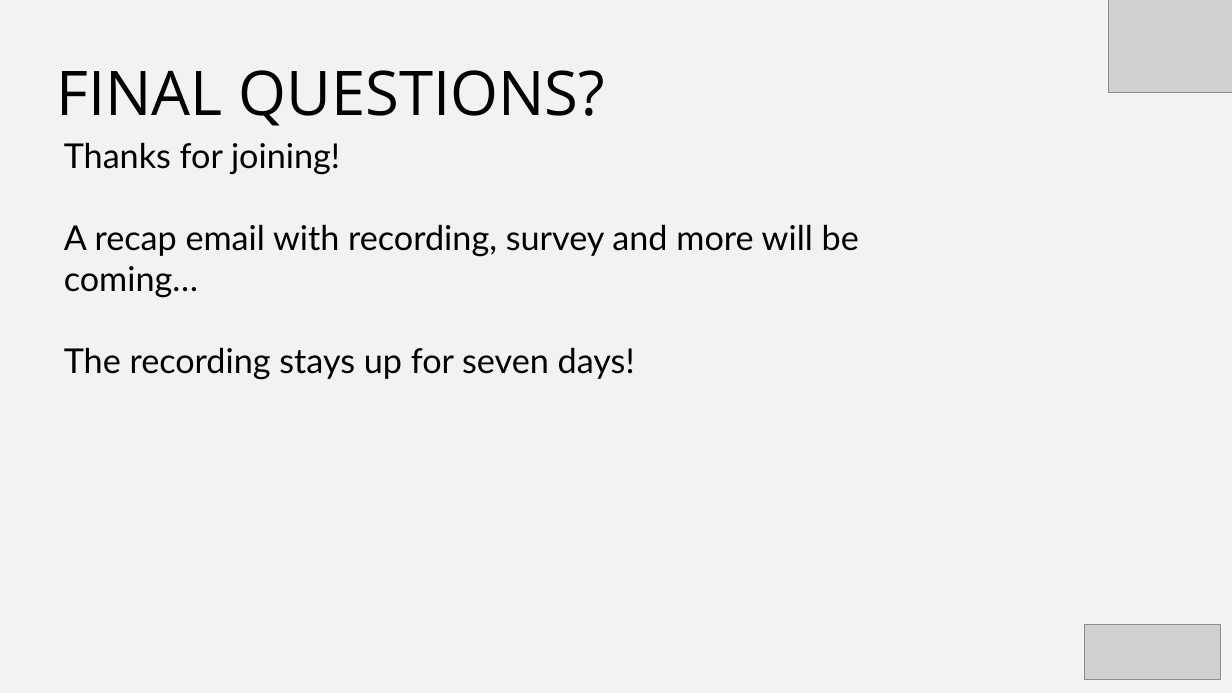
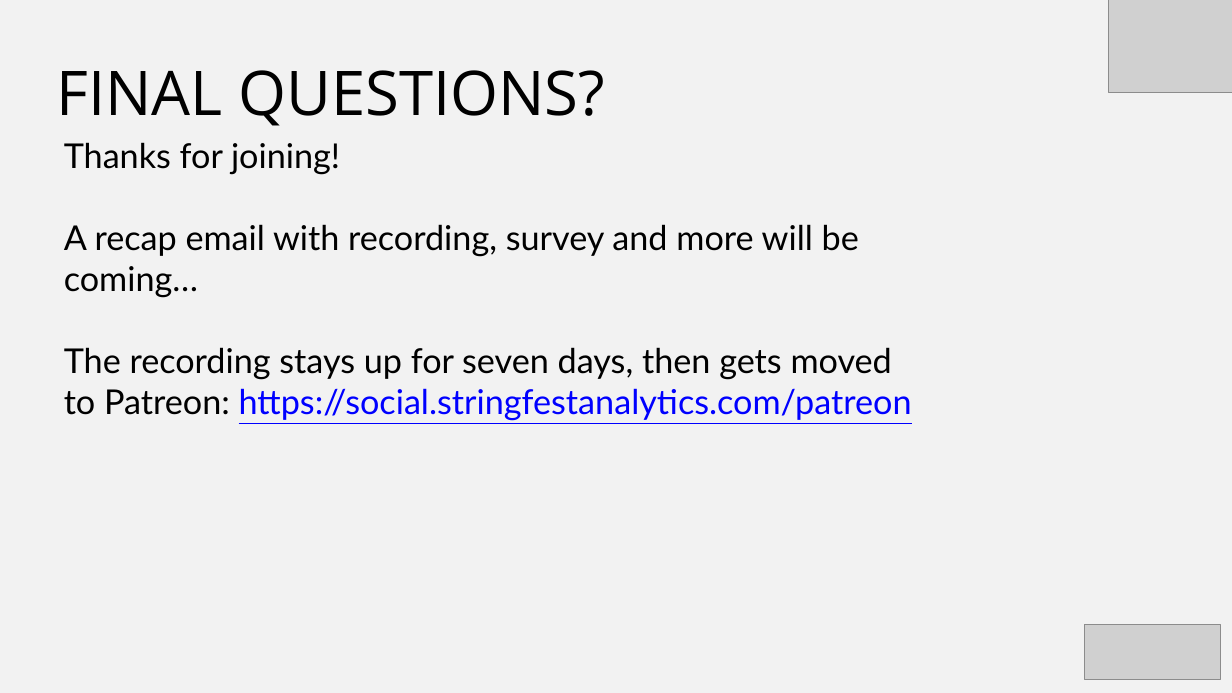
Before and after one commit to stringfestdata/pq-pdq, a slide deck: slide 14 of pq-pdq.pptx. Drawn at 1232x693 pixels with LibreOffice and Linux fonts; fonts in the diff are those of the drawing; grey boxes stand for pictures. Boxes give left, top, right and bottom in pixels: in the first picture for what was removed or moved away, otherwise in the second. Text is boxed around its words. In the diff, an @@ line names an element or a change of style, - is before the commit and + after.

```diff
--- a/pq-pdq.pptx
+++ b/pq-pdq.pptx
@@ text at (x1=64, y1=347, x2=912, y2=421): text changed @@
-The recording stays up for seven days!
+The recording stays up for seven days, then gets moved to Patreon: https://social.stringfestanalytics.com/patreon
```
Also in this commit, not shown: 1 other slide changed, 1 slide removed.
